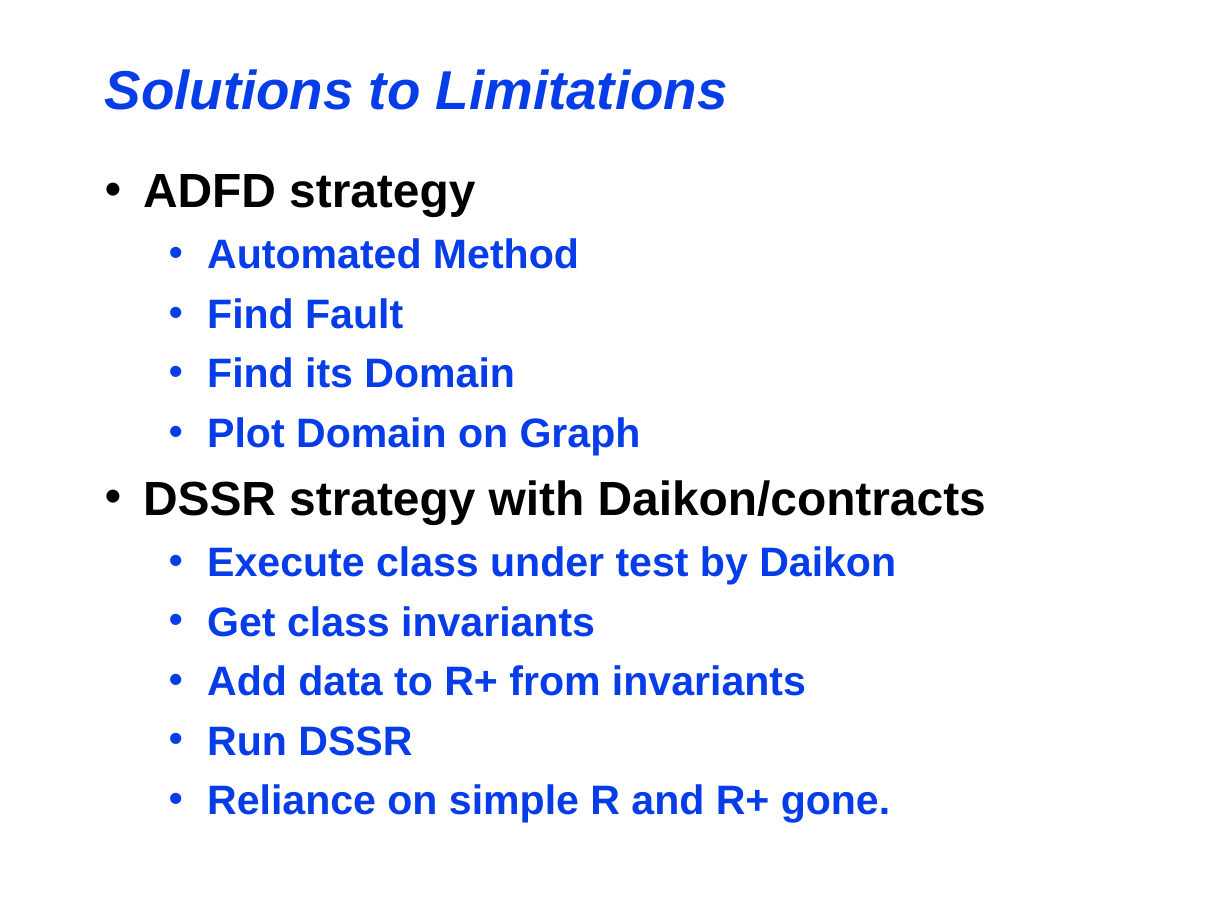
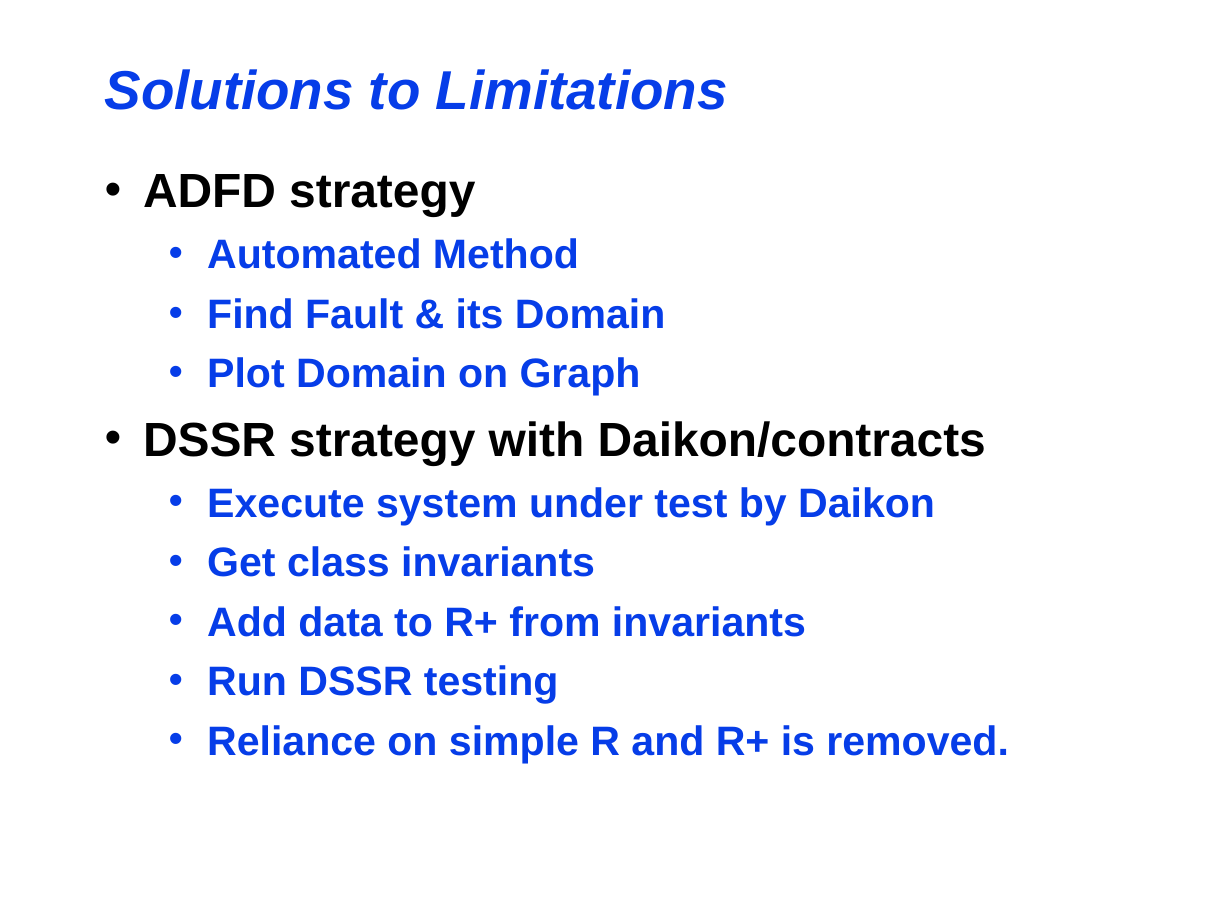
Before and after one commit to maochy/yeti-test, a slide deck: slide 16 of ThesisSeminar/ThesisSeminar.ppt. Drawn at 1232x924 pixels with LibreOffice and Linux fonts; fonts in the diff are those of the drawing. Boxes give left, top, right and bottom in pixels: in the first picture for what was removed or moved away, otherwise in the second. Text is boxed around its words. In the diff, an @@ line names an element or a change of style, - is before the commit and + after.

```diff
--- a/ThesisSeminar/ThesisSeminar.ppt
+++ b/ThesisSeminar/ThesisSeminar.ppt
@@ text at (207,298,666,329): text changed @@
-  • Find Fault
-  • Find its Domain
+  • Find Fault & its Domain
@@ text at (207,487,935,525): text changed @@
-  • Execute class under test by Daikon
+  • Execute system under test by Daikon
@@ text at (207,665,1009,763): text changed @@
-  • Run DSSR
-  • Reliance on simple R and R+ gone.
+  • Run DSSR testing
+  • Reliance on simple R and R+ is removed.
```
Also in this commit, not shown: 14 other slides changed, 1 slide added, 1 slide removed.
